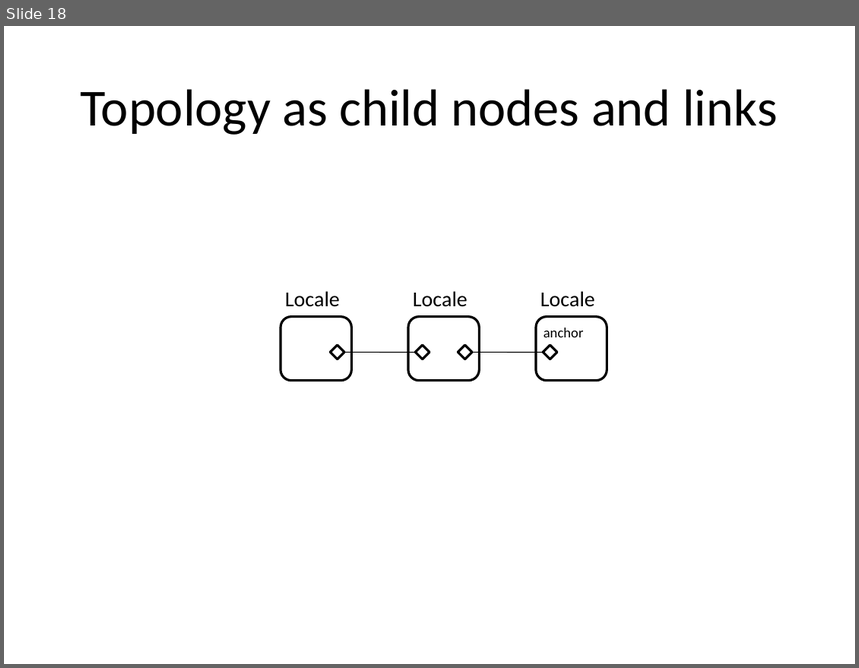
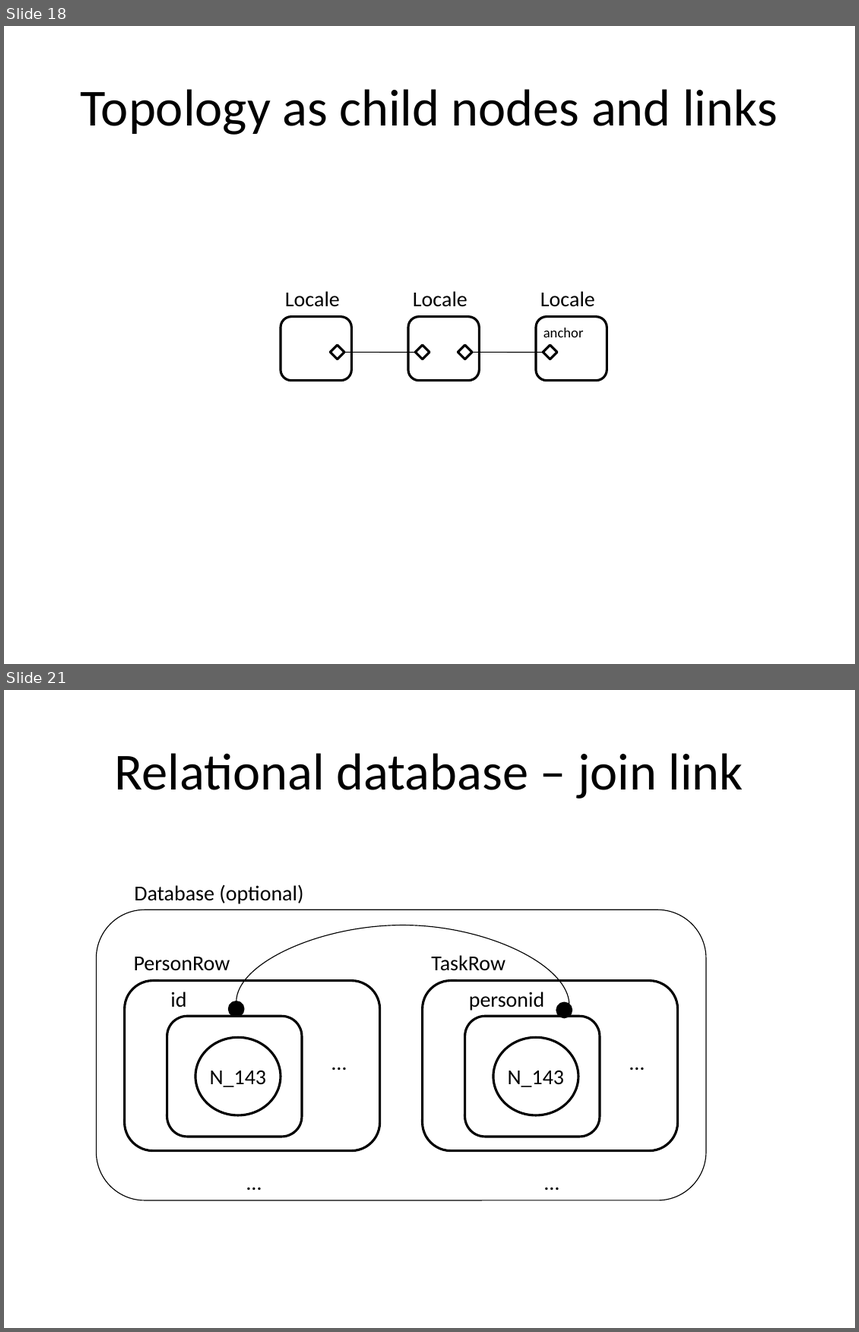
Before and after one commit to cgreenhalgh/bigraphspace, a slide deck: bigraphspace/docs/images/Cookbook_diagrams.pptx. Shown one above the other, each under a label of ours: slide 18 before the commit, slides 18 and 21 after it; the slides between them are not shown. The pictures are 859x668 and 859x1332 pixels, drawn with LibreOffice and Linux fonts; fonts in the diff are those of the drawing. Boxes give left, top, right and bottom in pixels: in the first picture for what was removed or moved away, otherwise in the second. Text is boxed around its words. In the diff, an @@ line names an element or a change of style, - is before the commit and + after.

Commit message:
added database images, tuplespace, start overlap

```diff
--- a/bigraphspace/docs/images/Cookbook_diagrams.pptx
+++ b/bigraphspace/docs/images/Cookbook_diagrams.pptx
@@ slide 21 added at (4,690,855,1328), background #FFFFFF @@
@@ title added at (115,753,743,799), 44 pt, text #000000 @@
+Relational database – join link
@@ text added at (134,885,303,904), 18 pt, text #000000 @@
+Database (optional)
@@ rounded rectangle added at (96,910,706,1201), outline #000000 0.75 pt @@
@@ curved line added from (237, 1002) to (569, 1005), #000000 0.75 pt @@
@@ text added at (134,957,230,971), 18 pt, text #000000 @@
+PersonRow
@@ text added at (431,955,506,971), 18 pt, text #000000 @@
+TaskRow
@@ rounded rectangle added at (125,981,380,1151), fill #FFFFFF, outline #000000 2 pt @@
@@ rounded rectangle added at (423,981,678,1151), fill #FFFFFF, outline #000000 2 pt @@
@@ text added at (170,992,186,1007), 18 pt, text #000000 @@
+id
@@ ellipse added at (230,1002,244,1017), fill #000000, outline #000000 2 pt @@
@@ text added at (469,992,544,1011), 18 pt, text #000000 @@
+personid
@@ ellipse added at (557,1003,572,1018), fill #000000, outline #000000 2 pt @@
@@ rounded rectangle added at (167,1016,302,1137), fill #FFFFFF, outline #000000 2 pt @@
@@ rounded rectangle added at (465,1016,600,1137), fill #FFFFFF, outline #000000 2 pt @@
@@ ellipse added at (196,1037,281,1116), fill #FFFFFF, outline #000000 2 pt, 18 pt, text #000000 @@
+N_143
@@ text added at (323,1045,356,1079), 18 pt, text #000000 @@
+…
@@ ellipse added at (493,1037,579,1116), fill #FFFFFF, outline #000000 2 pt, 18 pt, text #000000 @@
+N_143
@@ text added at (621,1045,654,1079), 18 pt, text #000000 @@
+…
@@ text added at (238,1165,271,1199), 18 pt, text #000000 @@
+…
@@ text added at (536,1165,569,1199), 18 pt, text #000000 @@
+…
```
Also in this commit, not shown: 5 other slides added, 7 other files.
